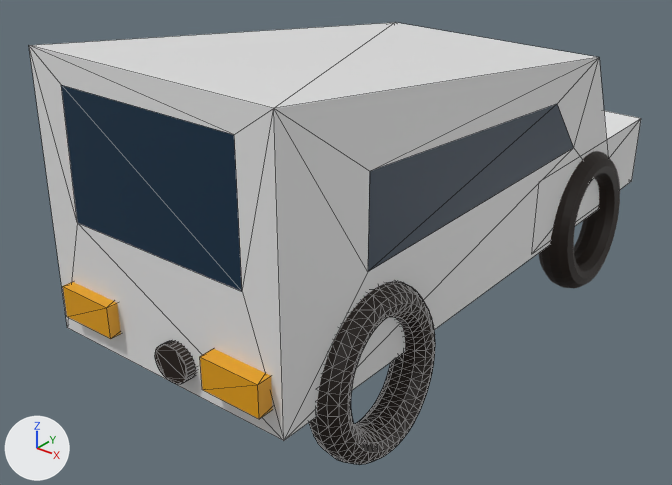
The OBJ model datafiles/assets/models/van.obj as it was, and as the next commit left it.
The view is the same before and after, from a 50 mm camera at (3.96, -5.5, 4.17) aimed at (-0.2, -0.3, 0.95). Arrows for +X, +Y and +Z are at lower left; the lights stay in place. Mesh edges are drawn as thin lines on the coarser meshes. Where no turn or scale is listed for an object, it has been applied to the vertices.

Names of what the first picture shows: 'Cube.001_Cube.002', 'Cube.002_Cube.003', 'Cube.003_Cube.004', 'Cube_Cube.001', 'Cylinder', 'Torus', 'Torus.001'.
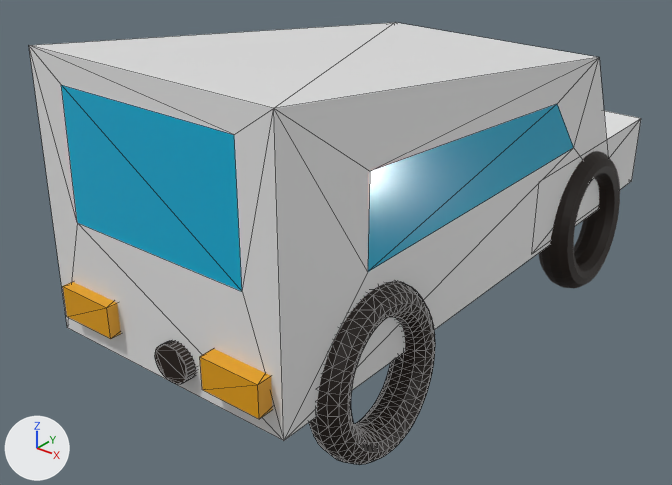
Patch to the scene script:
```diff
--- a/datafiles/assets/models/van.obj.py
+++ b/datafiles/assets/models/van.obj.py
@@ mat_window @@
 mat_window = principled_material('window')
-mat_window.base_color = (0.000147, 0.0243, 0.0578)  # dark blue #002b44
-mat_window.roughness = 0.526
+mat_window.base_color = (0.00145, 0.448, 0.698)  # cyan #05b3da
+mat_window.roughness = 0.127
```

Boxes [x1, y1, x2, y2] around the edits, measured in the pictures (672 x 485 px):
'Cube_Cube.001', recoloured, surface changed: [58, 83, 576, 294] in both
